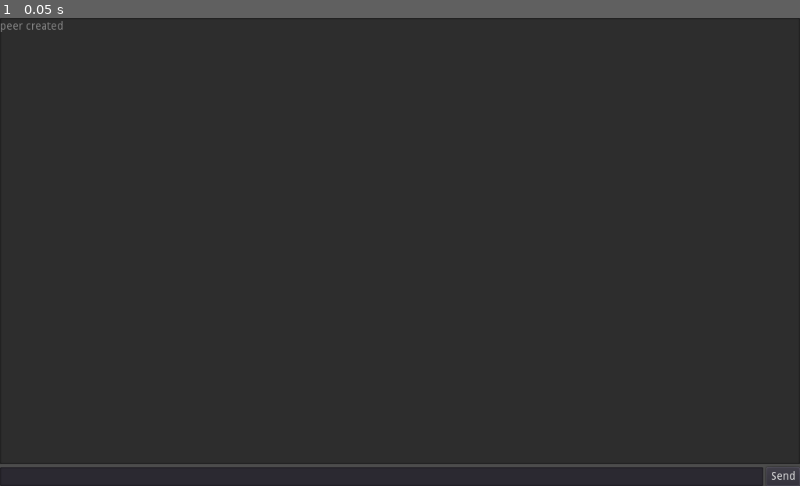
Above: before the commit, frame 1.
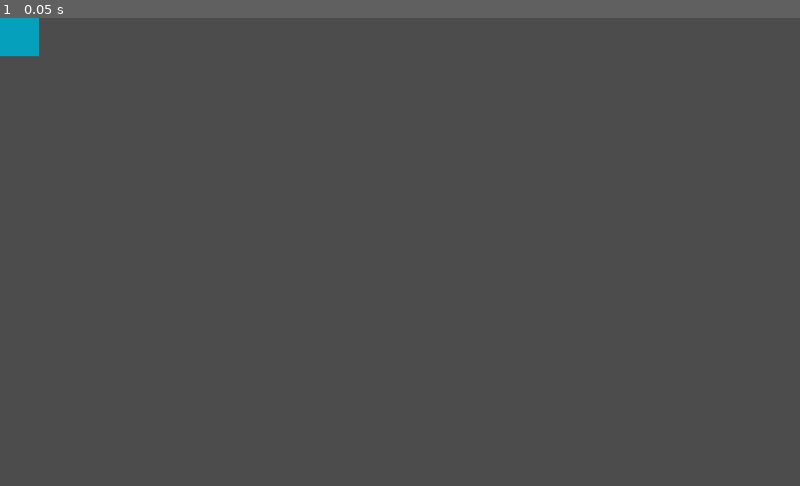
Above: after the commit, the same moment.

Repository: thiagola92/learning-godot
Game: Godot game, scene res://scene/movement_example/Scene.tscn
Same seed, same stepped clock (60 frames per second), same inputs: the game is played once before the commit and once after it. Before the commit the project starts from res://scene/chat_example/Chat.tscn.
Inputs:
- Up to frame 1 (0.05 s): no input

The runs differ from the first frame. In frame 1, 99% of the frame differs, in the area x 0-100%, y 0-100%.

Commit message:
Create example of sharing movement online

Diff:
--- a/Internet/project.godot
+++ b/Internet/project.godot
@@ -15,8 +15,31 @@
 [application]
 
 config/name="Internet"
-run/main_scene="res://scene/chat_example/Chat.tscn"
+run/main_scene="res://scene/movement_example/Scene.tscn"
 config/icon="res://icon.png"
+
+[input]
+
+move_right={
+"deadzone": 0.5,
+"events": [ Object(InputEventKey,"resource_local_to_scene":false,"resource_name":"","device":0,"alt":false,"shift":false,"control":false,"meta":false,"command":false,"pressed":false,"scancode":68,"unicode":0,"echo":false,"script":null)
+ ]
+}
+move_left={
+"deadzone": 0.5,
+"events": [ Object(InputEventKey,"resource_local_to_scene":false,"resource_name":"","device":0,"alt":false,"shift":false,"control":false,"meta":false,"command":false,"pressed":false,"scancode":65,"unicode":0,"echo":false,"script":null)
+ ]
+}
+move_down={
+"deadzone": 0.5,
+"events": [ Object(InputEventKey,"resource_local_to_scene":false,"resource_name":"","device":0,"alt":false,"shift":false,"control":false,"meta":false,"command":false,"pressed":false,"scancode":83,"unicode":0,"echo":false,"script":null)
+ ]
+}
+move_up={
+"deadzone": 0.5,
+"events": [ Object(InputEventKey,"resource_local_to_scene":false,"resource_name":"","device":0,"alt":false,"shift":false,"control":false,"meta":false,"command":false,"pressed":false,"scancode":87,"unicode":0,"echo":false,"script":null)
+ ]
+}
 
 [rendering]
 
--- /dev/null
+++ b/Internet/scene/movement_example/Player.gd
@@ -0,0 +1,37 @@
+extends ColorRect
+
+
+func generate_color(rng : RandomNumberGenerator):
+	color = Color(
+		rng.randf_range(0, 1),
+		rng.randf_range(0, 1),
+		rng.randf_range(0, 1),
+		1
+	)
+
+
+remotesync func _move(direction):
+	rect_position += direction
+
+
+func update_position(position):
+	rect_position = position
+
+
+func _physics_process(delta):
+	if get_tree().get_network_unique_id() != int(name):
+		return
+
+	var direction = Vector2.ZERO
+
+	if Input.is_action_pressed("move_right"):
+		direction.x += 5
+	if Input.is_action_pressed("move_left"):
+		direction.x -= 5
+	if Input.is_action_pressed("move_down"):
+		direction.y += 5
+	if Input.is_action_pressed("move_up"):
+		direction.y -= 5
+
+	if direction != Vector2.ZERO:
+		rpc("_move", direction)
--- /dev/null
+++ b/Internet/scene/movement_example/Player.tscn
@@ -0,0 +1,13 @@
+[gd_scene load_steps=2 format=2]
+
+[ext_resource path="res://scene/movement_example/Player.gd" type="Script" id=1]
+
+[node name="Player" type="ColorRect"]
+anchor_top = -0.00132284
+anchor_bottom = -0.00132284
+margin_right = 50.0
+margin_bottom = 50.0
+script = ExtResource( 1 )
+__meta__ = {
+"_edit_use_anchors_": false
+}
--- /dev/null
+++ b/Internet/scene/movement_example/Scene.gd
@@ -0,0 +1,43 @@
+extends Node
+
+var Player = preload("res://scene/movement_example/Player.tscn")
+var rng = RandomNumberGenerator.new()
+
+var ip = '127.0.0.1'
+var port = 1992
+var peer = NetworkedMultiplayerENet.new()
+
+var players = {}
+
+
+func _ready():
+	get_tree().connect("network_peer_connected", self, "_on_network_peer_connected")
+
+	if peer.create_server(port) != OK:
+		peer.create_client(ip, port)
+
+	get_tree().network_peer = peer
+
+	_add_player(get_tree().get_network_unique_id())
+
+
+func _add_player(id : int):
+	if players.get(id) != null:
+		return
+
+	players[id] = Player.instance()
+	players[id].generate_color(rng)
+	players[id].name = String(id)
+	add_child(players[id])
+
+
+remote func _update_player(position):
+	var id = get_tree().get_rpc_sender_id()
+	_add_player(id)
+	players[id].update_position(position)
+
+
+func _on_network_peer_connected(id : int):
+	var my_id = get_tree().get_network_unique_id()
+	_add_player(id)
+	rpc_id(id, "_update_player", players[my_id].rect_position)
--- /dev/null
+++ b/Internet/scene/movement_example/Scene.tscn
@@ -0,0 +1,6 @@
+[gd_scene load_steps=2 format=2]
+
+[ext_resource path="res://scene/movement_example/Scene.gd" type="Script" id=1]
+
+[node name="Scene" type="Node"]
+script = ExtResource( 1 )
Not shown, changed: Internet/export_presets.cfg
Not shown, changed: Internet/exported/c.pck
